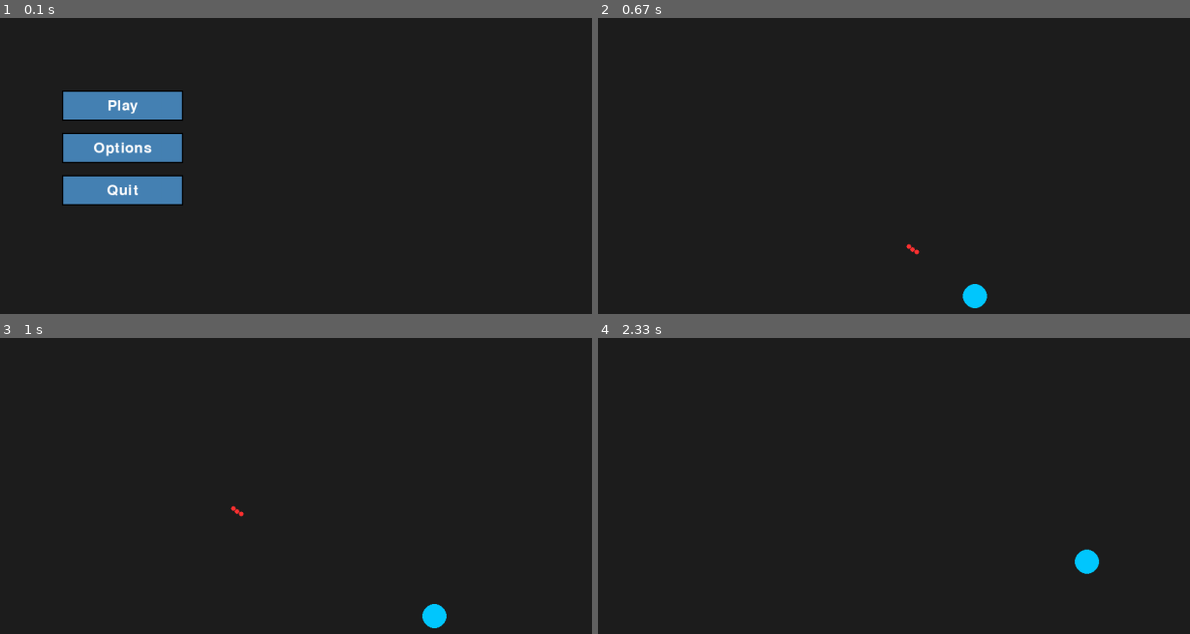
Above: before the commit, frames 1-4 (two rows, left to right).
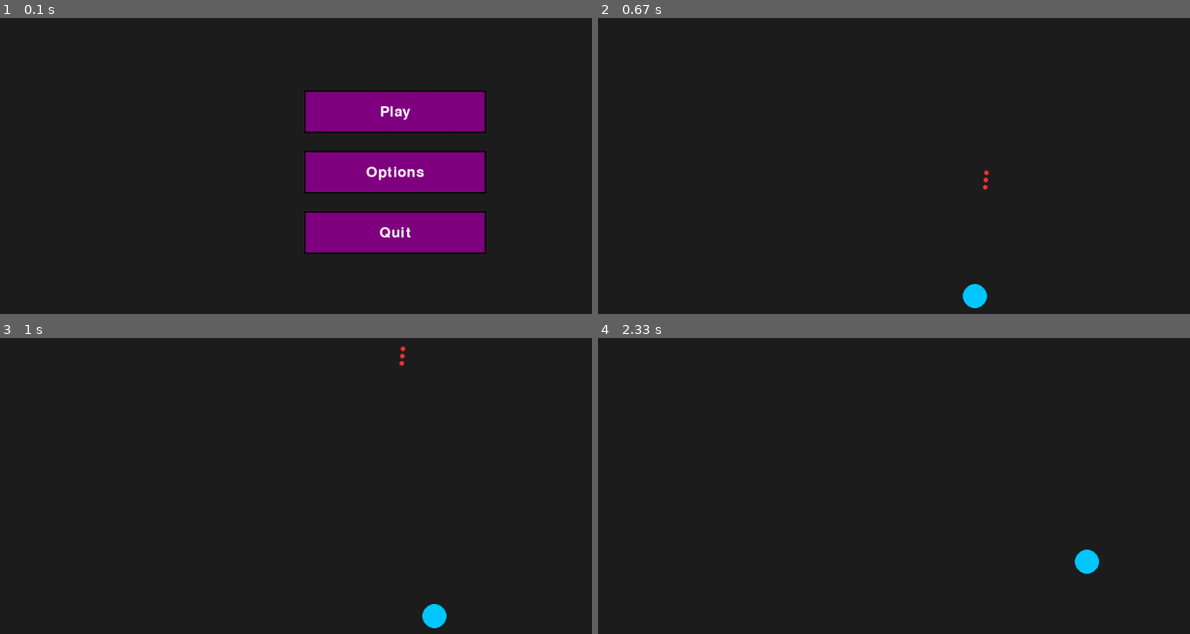
Above: after the commit, the same moments.

Repository: heroa028/Pygame_Fordypning
Game: pygame game, started from Kode/hoved.py
The game is run twice, just before and just after one commit, with the same random seed, the same clock (stepped at 60 frames per second) and the same inputs.
Inputs (mouse positions are in pixels of both pictures, inside the frame that each line leads up to):
- Up to frame 1 (0.1 s): no input
- Up to frame 2 (0.67 s): click "Play" at 0.38 s
- Up to frame 3 (1 s): hold D from 0.67 s (still down); move the mouse to (outside the picture) at 0.7 s
- Up to frame 4 (2.33 s): release D at 1.13 s; hold W 1.17-1.47 s; hold D 1.5-1.97 s; hold A from 2 s (still down)

The runs differ from the first frame. In frame 1, 19% of the frame differs, in the area x 10-82%, y 24-80%; in frame 2, less than 0.1%; in frame 3, less than 0.1%; in frame 4, nothing differs.

Commit message:
Endret looken på menyen

Diff:
--- a/Kode/hoved.py
+++ b/Kode/hoved.py
@@ -15,7 +15,7 @@
 BG = (30, 30, 30)
 PLAYER_COLOR = (0, 200, 255)
 BULLET_COLOR = (255, 50, 50)
-BUTTON_COLOR = (70, 130, 180)
+BUTTON_COLOR = (128, 0, 128)
 HOVER_COLOR = (100, 170, 220)
 TEXT_COLOR = (255, 255, 255)
 
@@ -35,7 +35,7 @@
 
 # Bullets list
 bullets = []
-bullet_speed = 8
+bullet_speed = 12
 bullet_radius = 4
 
 # Variables
@@ -65,9 +65,9 @@
 
 # Create buttons
 buttons = [
-    Button("Play", 200, 120, 200, 50),
-    Button("Options", 200, 190, 200, 50),
-    Button("Quit", 200, 260, 200, 50)
+    Button("Play", 600, 120, 300, 70),
+    Button("Options", 600, 220, 300, 70),
+    Button("Quit", 600, 320, 300, 70)
 ]
 
 # Game loop
